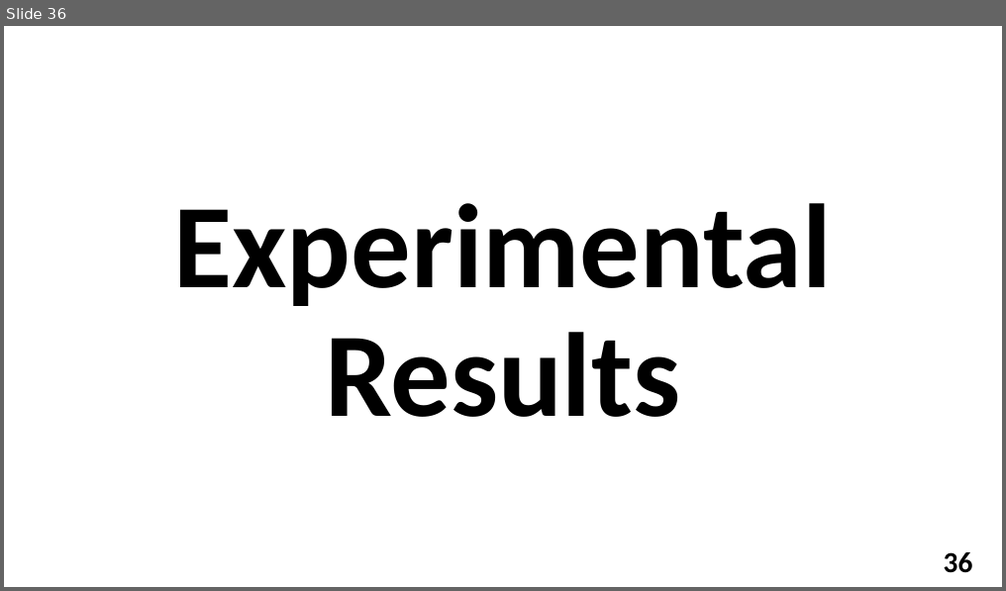
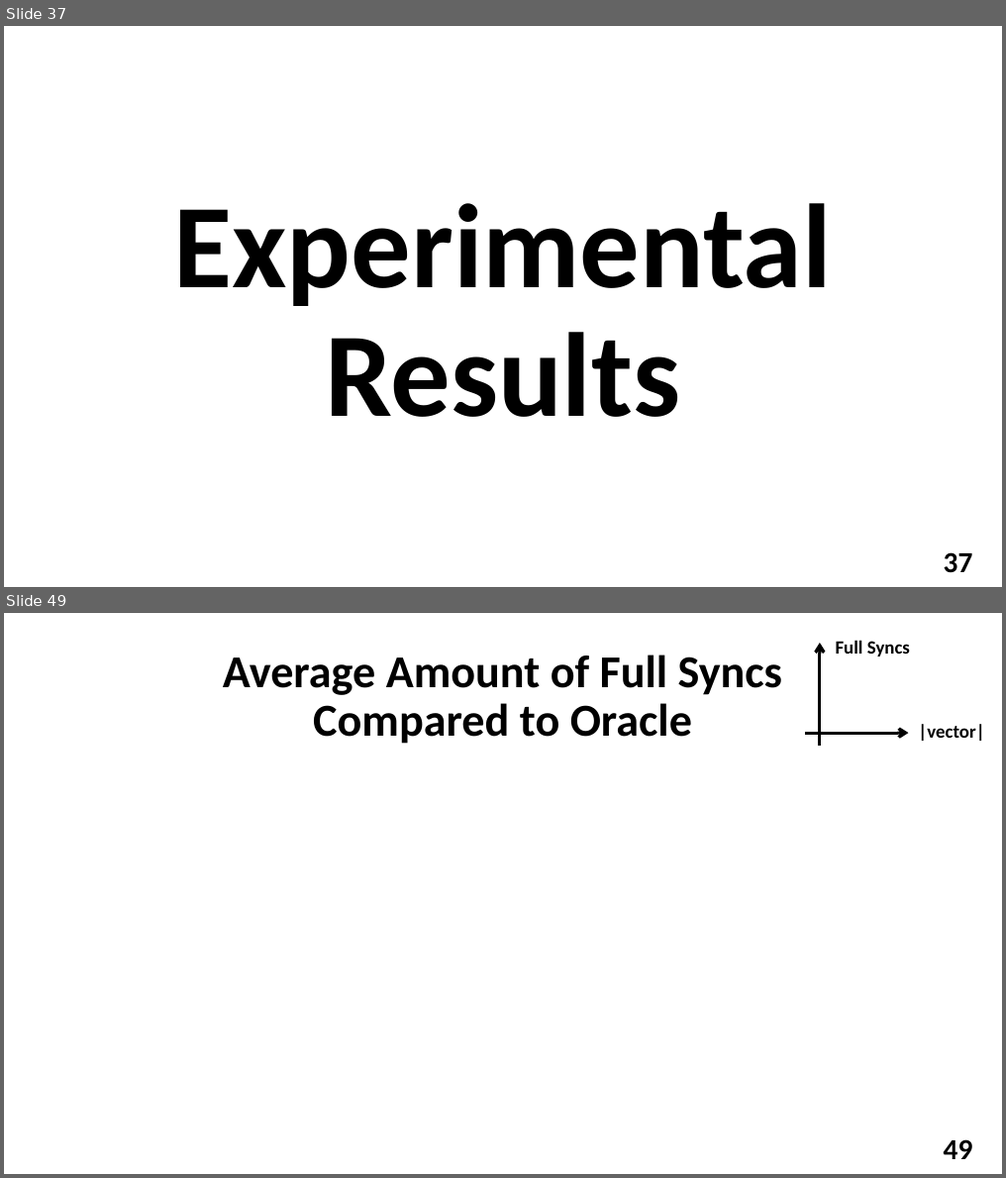
Before and after one commit to YuvalAlf/Distributed-Monitoring, a slide deck: What We Did So Far Dec 2018.pptx. Shown one above the other, each under a label of ours: slide 36 before the commit, slides 37 and 49 after it; the slides between them are not shown. The pictures are 1006x591 and 1006x1178 pixels, drawn with LibreOffice and Linux fonts; fonts in the diff are those of the drawing; background and template pictures are left out. Boxes give left, top, right and bottom in pixels: in the first picture for what was removed or moved away, otherwise in the second. Text is boxed around its words. In the diff, an @@ line names an element or a change of style, - is before the commit and + after.

```diff
--- a/What We Did So Far Dec 2018.pptx
+++ b/What We Did So Far Dec 2018.pptx
@@ slide 49 added at (x1=4, y1=613, x2=1002, y2=1174), background picture (left out); not listed: 1 template element that a slide beside it also shows @@
@@ group added at (x1=806, y1=640, x2=984, y2=746): 2 arrows, 2 texts @@
+|vector|
+Full Syncs
@@ title added at (x1=223, y1=655, x2=783, y2=744), 44 pt, text #000000, bold @@
+Average Amount of Full Syncs
+Compared to Oracle
@@ what was slide 36 is now slide 37 @@
@@ page number at (x1=944, y1=553, x2=973, y2=573): text changed @@
-36
+37
```
Also in this commit, not shown: 4 slides changed, 15 other slides added.
